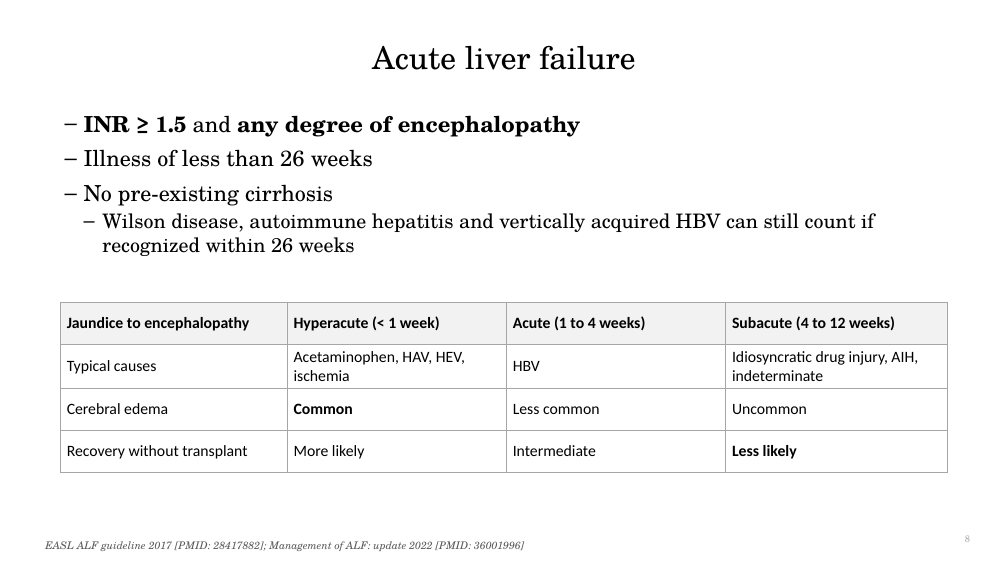
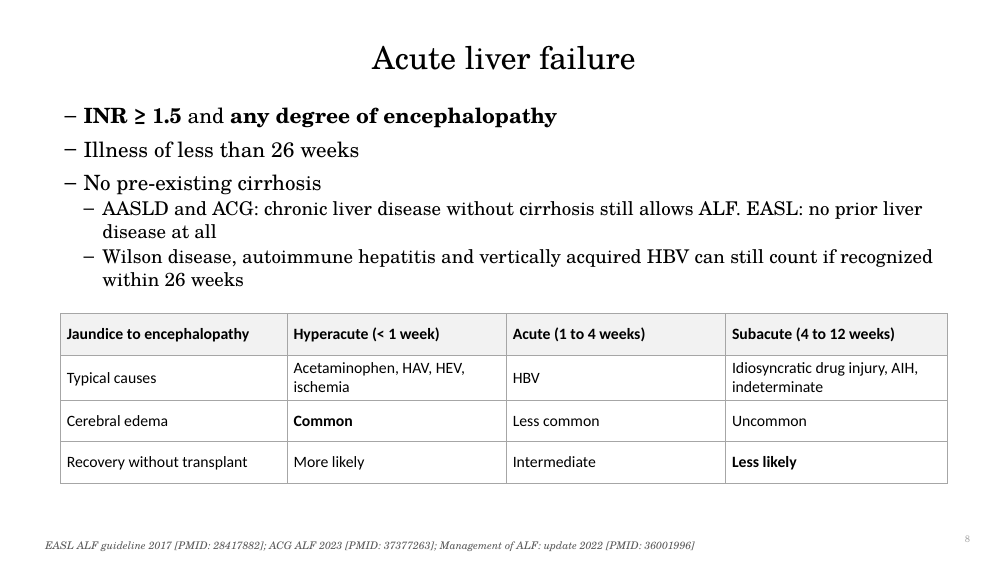
Before and after one commit to qaddodi/mohammad-almeqdadi-lectures, a slide deck: slide 8 of lectures/acute-liver-failure-aclf-in-icu/ALF and ACLF in the ICU.pptx. Drawn at 1008x567 pixels with LibreOffice and Linux fonts; fonts in the diff are those of the drawing. Boxes give left, top, right and bottom in pixels: in the first picture for what was removed or moved away, otherwise in the second. Text is boxed around its words. In the diff, an @@ line names an element or a change of style, - is before the commit and + after.

```diff
--- a/lectures/acute-liver-failure-aclf-in-icu/ALF and ACLF in the ICU.pptx
+++ b/lectures/acute-liver-failure-aclf-in-icu/ALF and ACLF in the ICU.pptx
@@ text "INR ≥ 1.5 and any ...": place and size @@
-text "INR ≥ 1.5 and any ..." at <box>84,115,874,256</box>
+text "INR ≥ 1.5 and any ..." at <box>84,107,933,287</box>
@@ text at <box>84,107,933,287</box>: size 21 to 20 pt in "INR ≥ 1.5 and any degree of ...", "Illness of less than 26 weeks", "No pre-existing cirrhosis"; size 19 to 18 pt in "Wilson disease, autoimmune hepatitis and vertically acquired ..." @@
@@ text at <box>102,201,922,239</box>: paragraph added @@
+  – AASLD and ACG: chronic liver disease without cirrhosis still allows ALF. EASL: no prior liver disease at all
@@ table: place and size @@
-table at <box>60,302,948,463</box>
+table at <box>60,314,948,474</box>
@@ text at <box>45,541,695,551</box>: text changed @@
-EASL ALF guideline 2017 [PMID: 28417882]; Management of ALF: update 2022 [PMID: 36001996]
+EASL ALF guideline 2017 [PMID: 28417882]; ACG ALF 2023 [PMID: 37377263]; Management of ALF: update 2022 [PMID: 36001996]
```
Also in this commit, not shown: 8 other slides changed, 7 slides added, 6 other files.
